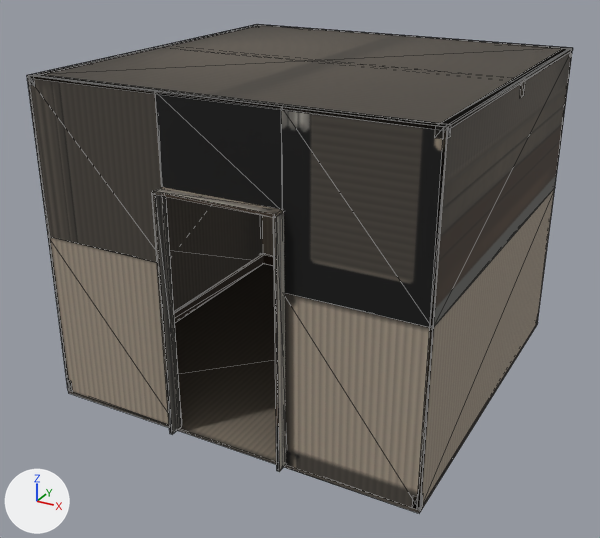
One commit to the glTF model assets/models/kedr/house_int_store.glb: the scene before it, then after it.
One viewpoint serves both versions: a 50 mm lens placed at (8.43, -2.44, 3.98), pointed at (5.18, 3.47, 1.02). The axes (+X, +Y, +Z) are drawn at lower left. The lights are the same throughout. The older version comes first. Mesh edges are drawn as thin lines. Vertices at exactly the same position are counted once.

The first picture shows 'house_int_store'.
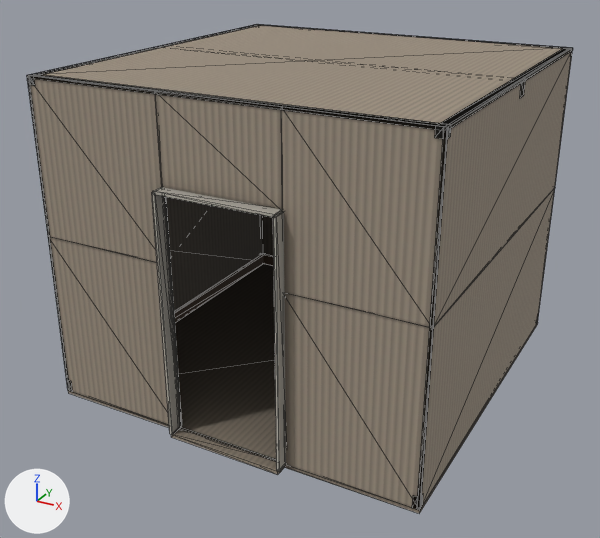
The edits, one by one:
me_pm1 is used by ob_house_int_store; location (0.0, 0.0, 0.0).
me_pm1 had 166 vertices, 348 faces and spanned x 3.6..6.9, y 2.0..5.4, z 0.02..2.8.
me_pm1 now has 172 vertices, 360 faces and spans x 3.6..6.9, y 2.0..5.4, z 0.02..2.8.
Part 1, on me_pm1:
6 vertices are added at (4.8, 2.0, 0.02), (4.8, 2.0, 0.05), (4.8, 2.12, 0.02), (5.8, 2.0, 0.02), (5.8, 2.0, 0.05), (5.8, 2.12, 0.02).
12 new faces join them.
me_pm1 part 2: 316 kept faces spanning x 3.6..6.9, y 2.0..5.4, z 0.02..2.8 get new texture (UV) coordinates.

What differs and where, as boxes (x1, y1, x2, y2) in the pictures (600 x 538 px):
part 1 of me_pm1, added (brown)
    after: (171, 428, 285, 474)
part 2 of me_pm1, surface changed (grey to brown)
    both: (29, 24, 573, 513)
